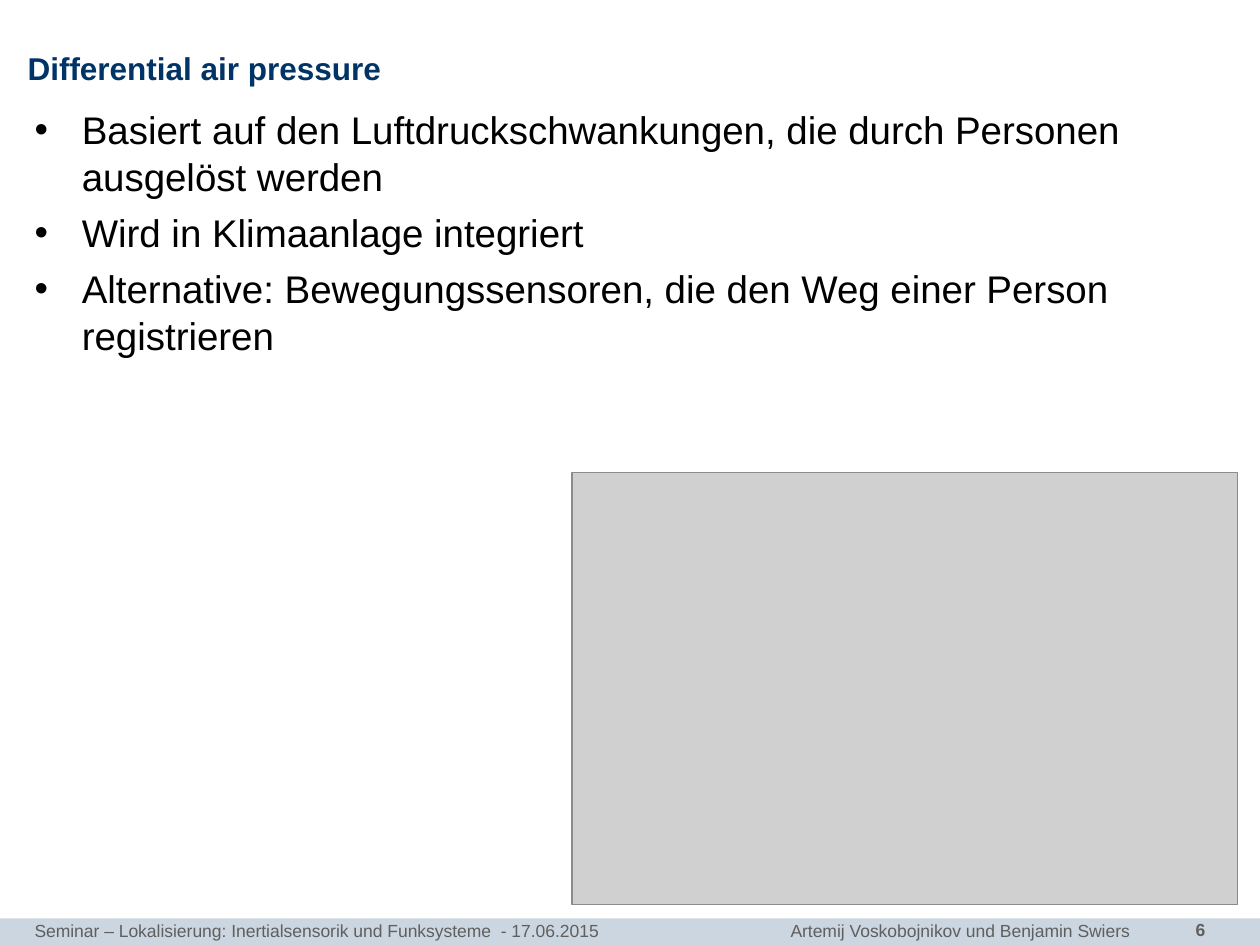
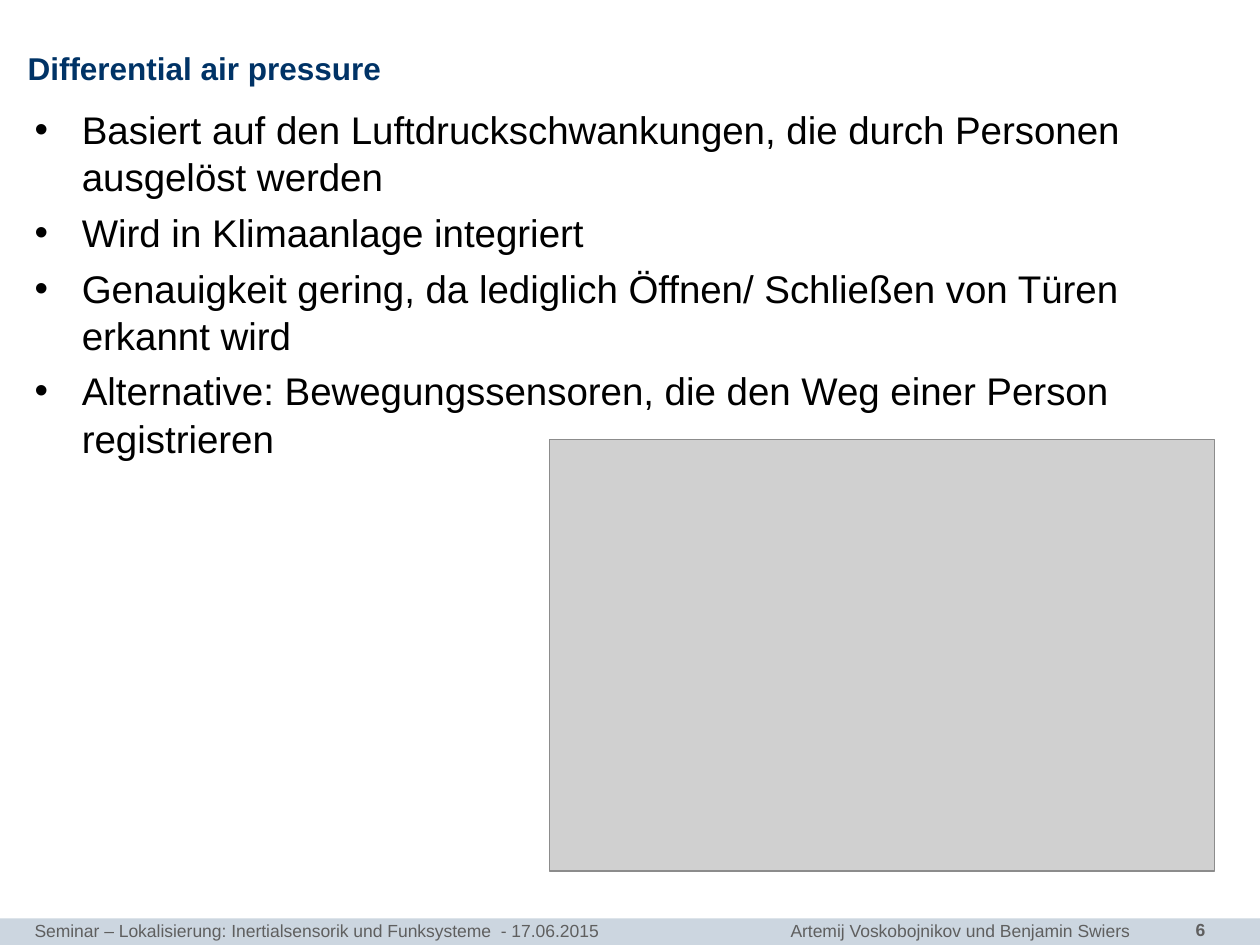
Before and after one commit to bennySwiers/Ausarbeitung-Seminar-TI, a slide deck: slide 6 of Vortrag/Seminar_TI_Sensorlose_Lokalisierung.pptx. Drawn at 1260x945 pixels with LibreOffice and Linux fonts; fonts in the diff are those of the drawing; grey boxes stand for pictures; background and template pictures are left out. Boxes give left, top, right and bottom in pixels: in the first picture for what was removed or moved away, otherwise in the second. Text is boxed around its words. In the diff, an @@ line names an element or a change of style, - is before the commit and + after.

```diff
--- a/Vortrag/Seminar_TI_Sensorlose_Lokalisierung.pptx
+++ b/Vortrag/Seminar_TI_Sensorlose_Lokalisierung.pptx
@@ text at [82,272,1118,351]: paragraph added @@
+• Genauigkeit gering, da lediglich Öffnen/ Schließen von Türen erkannt wird
@@ picture: place and size @@
-picture at [572,472,1237,905]
+picture at [549,440,1215,872]
```
Also in this commit, not shown: 1 other slide changed, 2 slides added, 1 other file.
